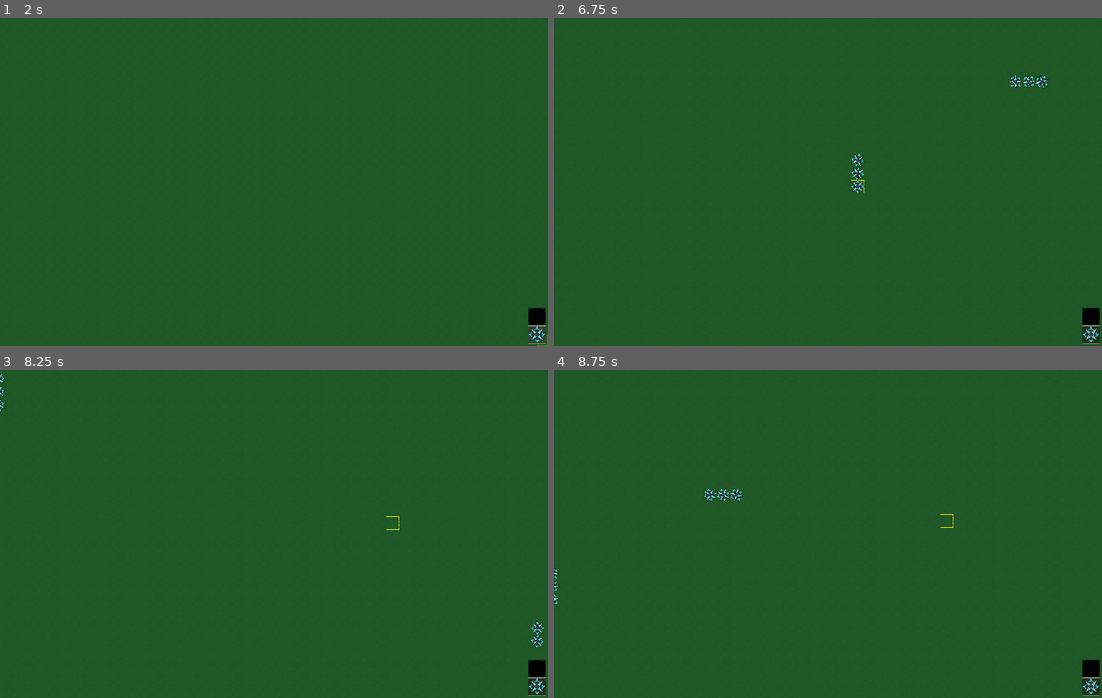
Above: before the commit, frames 1-4 (two rows, left to right).
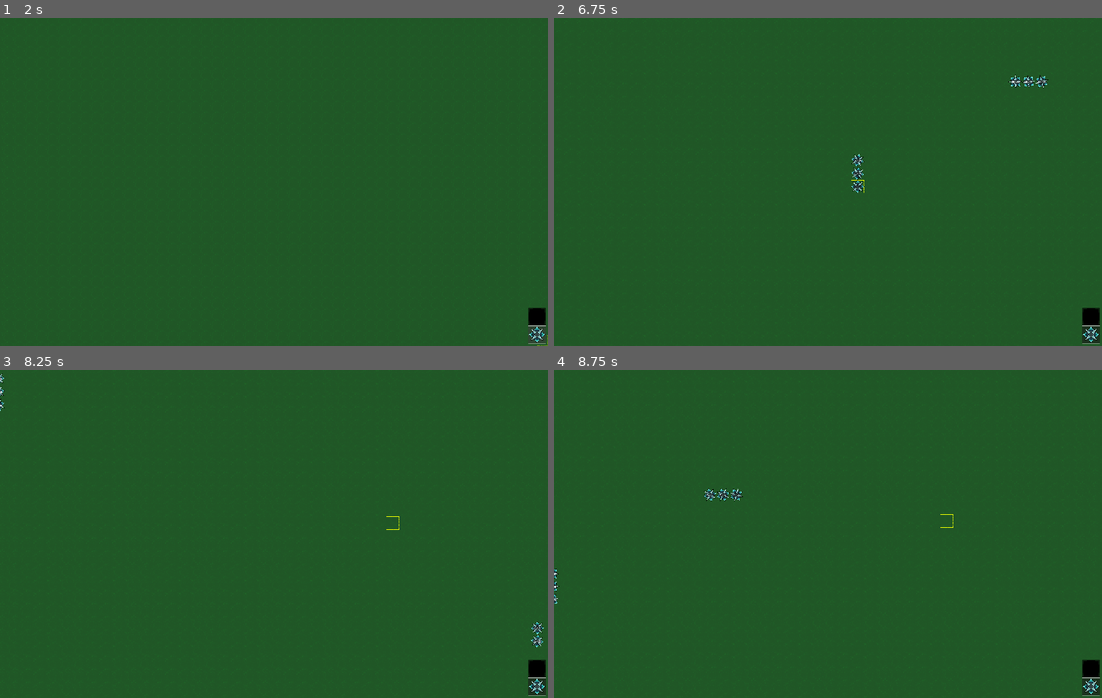
Above: after the commit, the same moments.

Repository: alexhays/CrystalTowerGame
Game: Godot game, scene res://scenes/main.tscn
The game is run twice, just before and just after one commit, with the same random seed, the same clock (stepped at 60 frames per second) and the same inputs.
Inputs (mouse positions are in pixels of both pictures, inside the frame that each line leads up to):
- Up to frame 1 (2 s): click (537, 316) at 0.5 s; click (537, 336) at 1.25 s
- Up to frame 2 (6.75 s): tap Enter at 2 s; move the mouse to (948, 165) at 2.02 s; hold D (right) 2.03-2.78 s; tap Mouse wheel up (zoomIn) every 1.5 s from 2.1 to 6.6 s; click (948, 165) at 2.17 s; move the mouse to (718, 198) at 2.77 s; hold S (down) 2.78-3.53 s; tap Mouse wheel down (zoomOut) at 2.85, 4.35, 5.85 s; move the mouse to (882, 109) at 3.52 s; hold D (right) 3.53-4.28 s; tap Space at 4.25 s; move the mouse to (800, 247) at 4.27 s; hold W (up) 4.28-5.03 s; click (800, 247) at 4.42 s; move the mouse to (992, 231) at 5.02 s; hold A (left) 5.03-6.53 s; move the mouse to (663, 132) at 5.77 s; move the mouse to (855, 182) at 6.52 s; hold S (down) from 6.53 s (still down); click (855, 182) at 6.67 s
- Up to frame 3 (8.25 s): move the mouse to (191, 452) at 7.27 s; release S (down) at 7.28 s; hold D (right) 7.28-8.03 s; tap Mouse wheel down (zoomOut) at 7.35 s; move the mouse to (394, 517) at 8.02 s; hold W (up) from 8.03 s (still down); tap Mouse wheel up (zoomIn) at 8.1 s
- Up to frame 4 (8.75 s): keep holding W (up)

Frame 1 is identical in both runs. In frame 2, less than 0.1% of the frame differs, in the area x 54-90%, y 18-53%; in frame 3, less than 0.1%; in frame 4, less than 0.1%.

Commit message:
Fix Health and make font dynamic

Diff:
--- a/components/health_bar.tscn
+++ b/components/health_bar.tscn
@@ -3,7 +3,10 @@
 [ext_resource type="Script" path="res://scripts/health_bar.gd" id="1_1g31r"]
 
 [node name="HealthBar" type="ProgressBar"]
-offset_right = 100.0
-offset_bottom = 27.0
+offset_left = -50.0
+offset_top = -16.0
+offset_right = 50.0
+offset_bottom = 11.0
+theme_override_font_sizes/font_size = 24
 show_percentage = false
 script = ExtResource("1_1g31r")
--- a/scenes/spike_tower.tscn
+++ b/scenes/spike_tower.tscn
@@ -1,16 +1,47 @@
-[gd_scene load_steps=4 format=3 uid="uid://ijcvtj2ftims"]
+[gd_scene load_steps=10 format=3 uid="uid://ijcvtj2ftims"]
 
 [ext_resource type="Script" path="res://scripts/spike_tower.gd" id="1_om7kd"]
 [ext_resource type="Texture2D" uid="uid://csuqbef0mdmkg" path="res://assets/spike_tower.png" id="2_lo0aq"]
+[ext_resource type="PackedScene" uid="uid://cl8shlhynghx4" path="res://components/health.tscn" id="3_ws37t"]
+[ext_resource type="PackedScene" uid="uid://dmakd2xyyo8dx" path="res://components/health_bar.tscn" id="4_dqixj"]
+[ext_resource type="PackedScene" uid="uid://bbnpw88oijc06" path="res://components/hitbox.tscn" id="5_5vngm"]
+[ext_resource type="PackedScene" uid="uid://bbcyk1jd8bdku" path="res://components/damagebox.tscn" id="6_an0m1"]
 
 [sub_resource type="RectangleShape2D" id="RectangleShape2D_okn5s"]
+size = Vector2(126, 126)
+
+[sub_resource type="RectangleShape2D" id="RectangleShape2D_417ce"]
+size = Vector2(128, 128)
+
+[sub_resource type="RectangleShape2D" id="RectangleShape2D_67eeg"]
 size = Vector2(128, 128)
 
 [node name="SpikeTower" type="StaticBody2D"]
 script = ExtResource("1_om7kd")
 
 [node name="CollisionShape2D" type="CollisionShape2D" parent="."]
+visible = false
 shape = SubResource("RectangleShape2D_okn5s")
 
 [node name="Spike" type="Sprite2D" parent="."]
 texture = ExtResource("2_lo0aq")
+
+[node name="Health" parent="." instance=ExtResource("3_ws37t")]
+max_health = 25.0
+
+[node name="HealthBar" parent="." node_paths=PackedStringArray("health") instance=ExtResource("4_dqixj")]
+health = NodePath("../Health")
+
+[node name="Hitbox" parent="." node_paths=PackedStringArray("Health") instance=ExtResource("5_5vngm")]
+Health = NodePath("../Health")
+
+[node name="CollisionShape2D" type="CollisionShape2D" parent="Hitbox"]
+visible = false
+shape = SubResource("RectangleShape2D_417ce")
+
+[node name="Damagebox" parent="." instance=ExtResource("6_an0m1")]
+collision_mask = 2
+
+[node name="CollisionShape2D" type="CollisionShape2D" parent="Damagebox"]
+visible = false
+shape = SubResource("RectangleShape2D_67eeg")
--- a/scenes/wall_tower.tscn
+++ b/scenes/wall_tower.tscn
@@ -1,8 +1,14 @@
-[gd_scene load_steps=3 format=3 uid="uid://c0gf82cfvdmt0"]
+[gd_scene load_steps=7 format=3 uid="uid://c0gf82cfvdmt0"]
 
 [ext_resource type="Texture2D" uid="uid://b1vyrdk7tuvh2" path="res://assets/Wall.png" id="1_x6hut"]
+[ext_resource type="Script" path="res://scripts/health.gd" id="2_37wps"]
+[ext_resource type="PackedScene" uid="uid://dmakd2xyyo8dx" path="res://components/health_bar.tscn" id="3_bdu26"]
+[ext_resource type="PackedScene" uid="uid://bbnpw88oijc06" path="res://components/hitbox.tscn" id="4_uhc0x"]
 
 [sub_resource type="RectangleShape2D" id="RectangleShape2D_go72h"]
+size = Vector2(126, 126)
+
+[sub_resource type="RectangleShape2D" id="RectangleShape2D_q4b5m"]
 size = Vector2(128, 128)
 
 [node name="WallTower" type="StaticBody2D"]
@@ -13,3 +19,16 @@
 
 [node name="Sprite2D" type="Sprite2D" parent="."]
 texture = ExtResource("1_x6hut")
+
+[node name="Health" type="Node" parent="."]
+script = ExtResource("2_37wps")
+
+[node name="HealthBar" parent="." node_paths=PackedStringArray("health") instance=ExtResource("3_bdu26")]
+health = NodePath("../Health")
+
+[node name="Hitbox" parent="." node_paths=PackedStringArray("Health") instance=ExtResource("4_uhc0x")]
+Health = NodePath("../Health")
+
+[node name="CollisionShape2D" type="CollisionShape2D" parent="Hitbox"]
+visible = false
+shape = SubResource("RectangleShape2D_q4b5m")
--- a/scripts/health.gd
+++ b/scripts/health.gd
@@ -2,9 +2,12 @@
 extends Node
 
 @export var max_health:float = 100
-@export var min_health:float = 100
+@export var min_health:float = 0
 @export var health_step:float = 0.01
 @export var value:float = 100
+
+func _ready():
+	value = format(value)
 
 func format(num:float):
 	return snappedf(clamp(num,min_health,max_health),health_step)
--- a/scripts/health_bar.gd
+++ b/scripts/health_bar.gd
@@ -6,13 +6,16 @@
 
 # Called when the node enters the scene tree for the first time.
 func _ready():
-	#assert(health!=null,"Missing Required Health Component")
+	assert(health!=null,"Missing Required Health Component")
 	label = Label.new()
 	add_child(label)
 	label.horizontal_alignment = HORIZONTAL_ALIGNMENT_CENTER
 	label.vertical_alignment = VERTICAL_ALIGNMENT_CENTER
 	label.size.x = size.x
 	label.size.y = size.y
+	var fontSize = get_theme_font_size("font_size")
+	label.add_theme_font_size_override("font_size",fontSize)
+	size.y = label.size.y
 
 # Called every frame. 'delta' is the elapsed time since the previous frame.
 func _process(delta):
